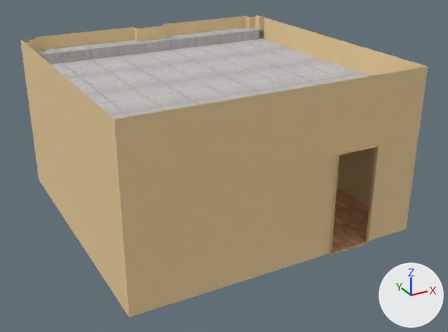
A saved change to the glTF model models/rooms/room2.glb.
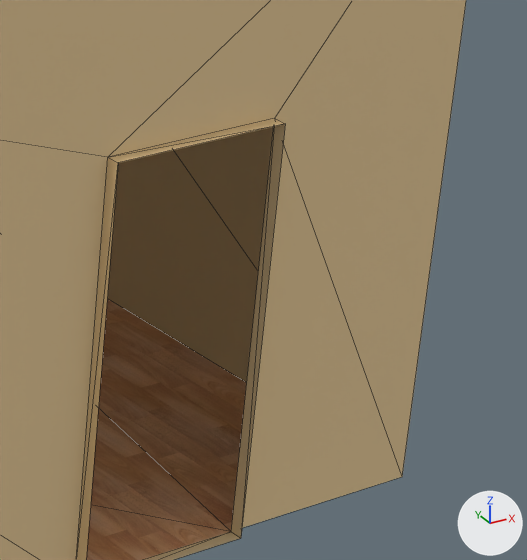
There are two pictures of each version: one whole from a 50 mm camera at (-6.48, -7.68, 6.11) aimed at (-0.81, 2.62, 0.97), one close up on the part from 70% to 97% of the width and 35% to 75% of the height. The axes (+X, +Y, +Z) are drawn at lower right. The lights are the same throughout. The first two pictures are the older version. The close-ups show mesh edges as thin lines. Where no turn or scale is listed for an object, it has been applied to the vertices. Vertices at exactly the same position are counted once.

Names of what the first close-up shows: '4et.002'.
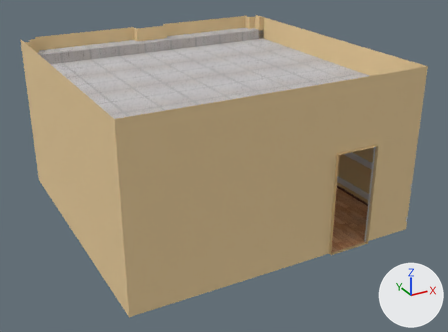
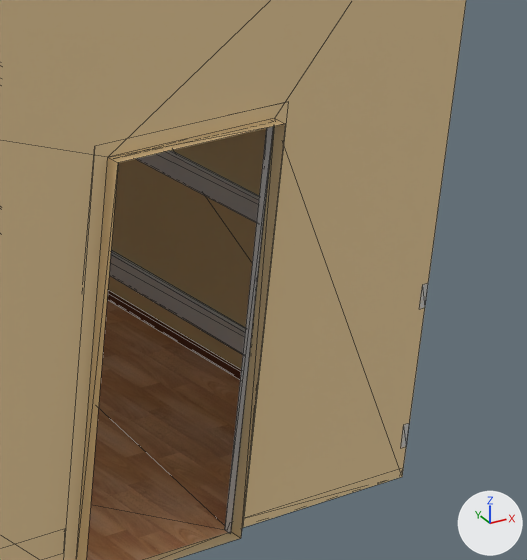
Location of each change, [x1, y1, x2, y2] in pixels of the close-ups (527 x 560 px):
part 1 of me_plane_007_col_001, added
    after: [109, 250, 410, 448]
part 2 of me_plane_007_col_001, added
    after: [137, 150, 428, 309]
part 3 of me_plane_007_col_001, added
    after: [225, 126, 274, 534]
part 4 of me_plane_007_col_001, added
    after: [107, 290, 241, 527]

The change, as a diff of the scene's bpy script:
```diff
--- a/models/rooms/room2.glb.py
+++ b/models/rooms/room2.glb.py
@@ mat_material_012 @@
+mat_material_012 = principled_material('Material.012')
+mat_material_012.base_color = (0.155, 0.0476, 0.0215)  # brown #6e3e28
@@ mat_kos @@
+mat_kos = principled_material('kos')
+mat_kos.base_color = (0.8, 0.8, 0.8)  # white #e7e7e7
+mat_kos.roughness = 0.0
@@ me_plane_007_col_001 @@
 # used by ob_4et_002; location = (0.0, 0.0, 0.0)
-me_plane_007_col_001.from_pydata(...)  # 70 vertices, 92 faces; spans x -3.92..1.91, y 0.0..6.13, z 0.0..3.3
+me_plane_007_col_001.from_pydata(...)  # 140 vertices, 176 faces; spans x -3.92..1.91, y 0.0..6.13, z 0.0..3.3
+# me_plane_007_col_001 part 1: a new loose piece of 20 vertices spanning x -3.92..1.91, y 0.07..5.73, z 0.16..0.28, in mat_kos (white #e7e7e7)
+# me_plane_007_col_001 part 2: a new loose piece of 20 vertices spanning x -3.92..1.91, y 0.07..5.73, z 0.88..1.0, in mat_kos (white #e7e7e7)
+# me_plane_007_col_001 part 3: a new loose piece of 18 vertices spanning x -0.07..0.95, y 0.05..0.09, z 0.0..2.06, in mat_kos (white #e7e7e7)
+# me_plane_007_col_001 part 4
+# 12 vertices are added at x -3.92..1.91, y 0.07..5.73, z 0.0..0.05
+# 10 new faces join them, mat_material_012 (brown #6e3e28)
 me_plane_007_col_001.materials.append(mat_pol_kab)
@@ me_plane_007_col_001 @@
 me_plane_007_col_001.materials.append(mat_potolok_kab)
+me_plane_007_col_001.materials.append(mat_kos)  # white #e7e7e7
+me_plane_007_col_001.materials.append(mat_material_012)  # brown #6e3e28
```
